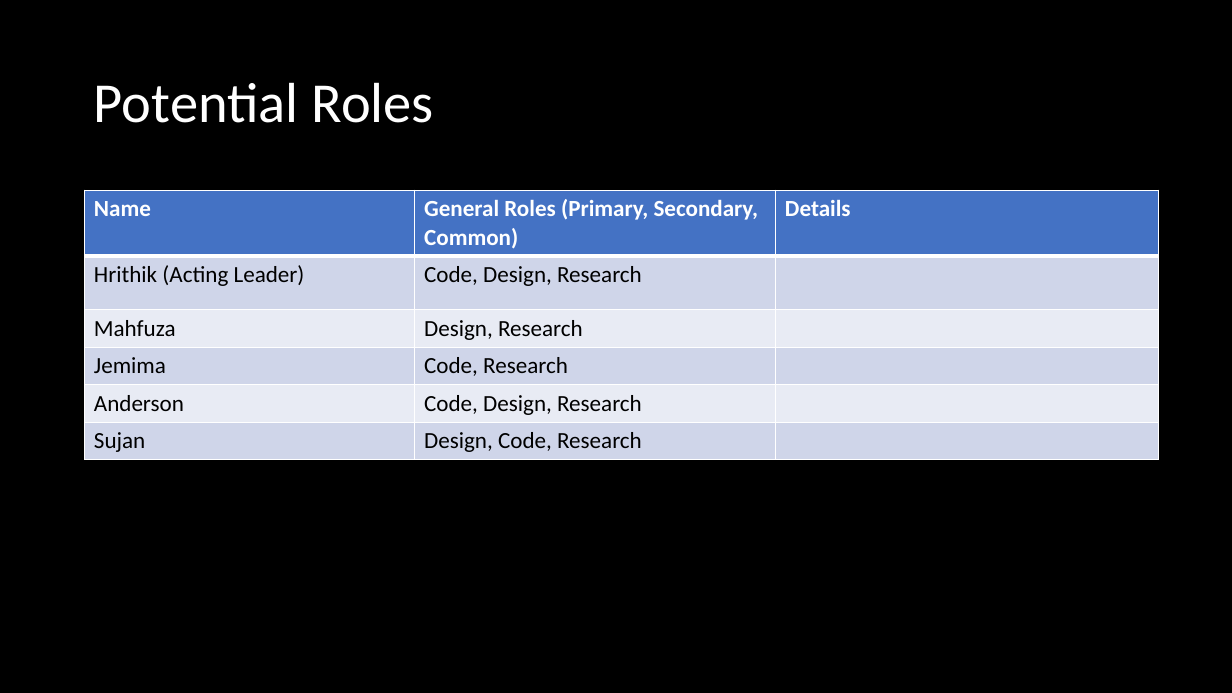
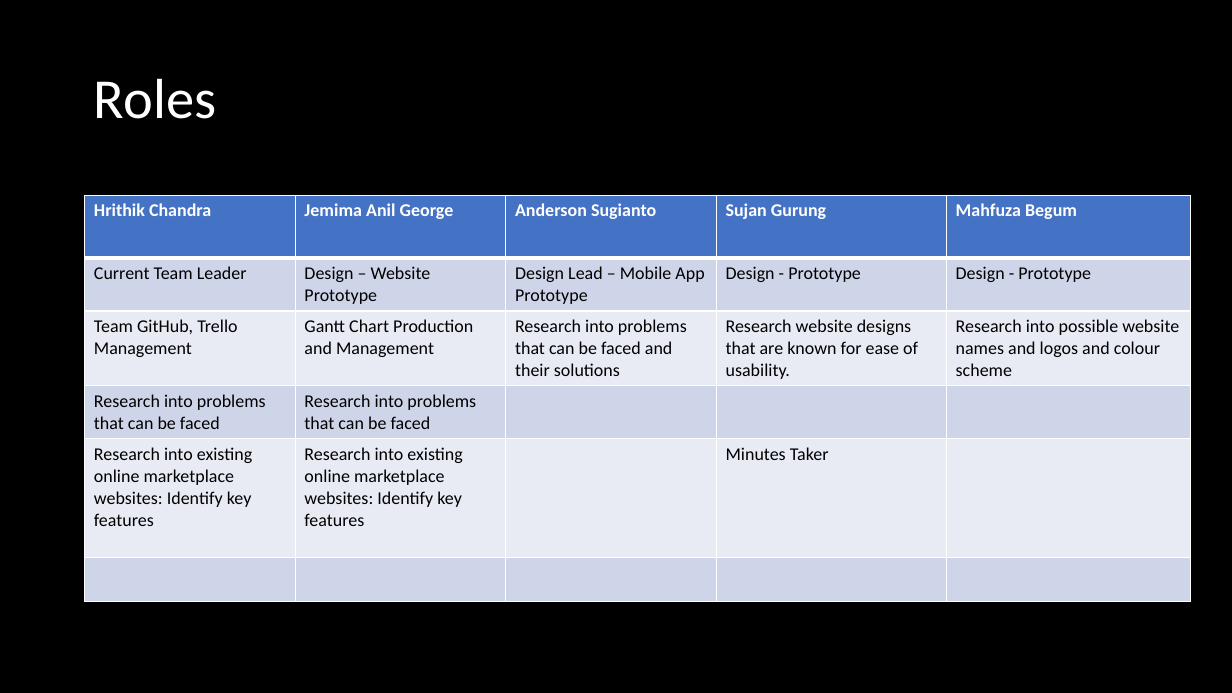
Before and after one commit to Arcy-03/Team-Software-Project-L4, a slide deck: slide 5 of Team Software Project-Intro-Presentation.pptx. Drawn at 1232x693 pixels with LibreOffice and Linux fonts; fonts in the diff are those of the drawing. Boxes give left, top, right and bottom in pixels: in the first picture for what was removed or moved away, otherwise in the second. Text is boxed around its words. In the diff, an @@ line names an element or a change of style, - is before the commit and + after.

Commit message:
Updated version

```diff
--- a/Team Software Project-Intro-Presentation.pptx
+++ b/Team Software Project-Intro-Presentation.pptx
@@ title at box(94, 78, 216, 119): text changed @@
-Potential Roles
+Roles
@@ table at box(85, 195, 1191, 598) @@
-column 1: Name | Hrithik (Acting Leader) | Mahfuza | Jemima | Anderson | Sujan
-column 2: General Roles (Primary, Secondary, Common) | Code, Design, Research | Design, Research | Code, Research | Code, Design, Research | Design, Code, Research
-column 3: Details |  |  |  |  | 
+column 1: Hrithik Chandra | Current Team Leader | Team GitHub, Trello Management | Research into problems that can be faced | Research into existing online marketplace websites: Identify key features | 
+column 2: Jemima Anil George | Design – Website Prototype | Gantt Chart Production and Management | Research into problems that can be faced | Research into existing online marketplace websites: Identify key features | 
+column 3: Anderson Sugianto | Design Lead – Mobile App Prototype | Research into problems that can be faced and their solutions |  |  | 
+column 4: Sujan Gurung | Design - Prototype | Research website designs that are known for ease of usability. |  | Minutes Taker | 
+column 5: Mahfuza Begum | Design - Prototype | Research into possible website names and logos and colour scheme |  |  | 
@@ table: place and size @@
-table at box(85, 190, 1159, 457)
+table at box(85, 195, 1191, 598)
```
Also in this commit, not shown: 1 other slide changed.
